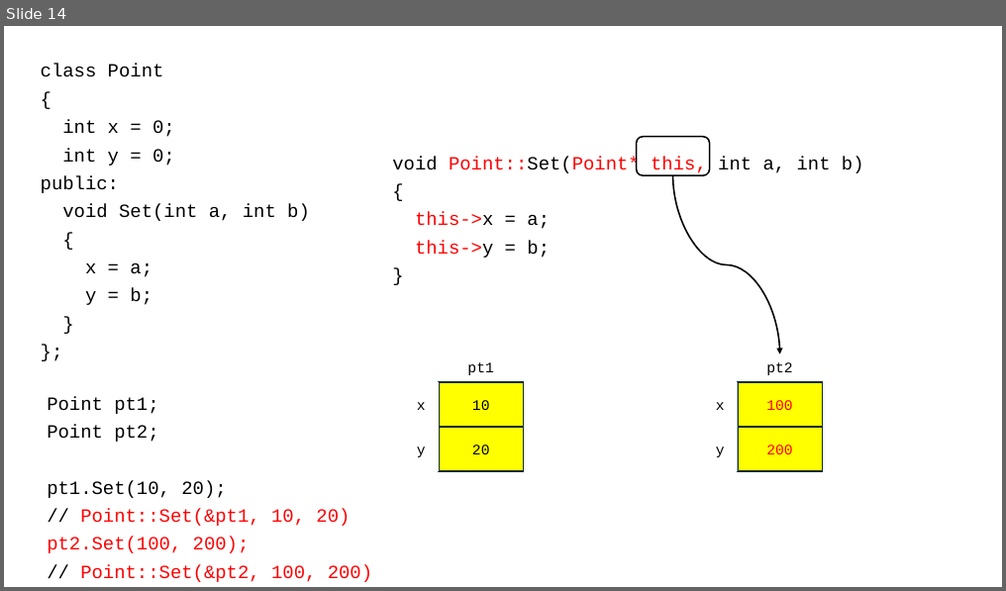
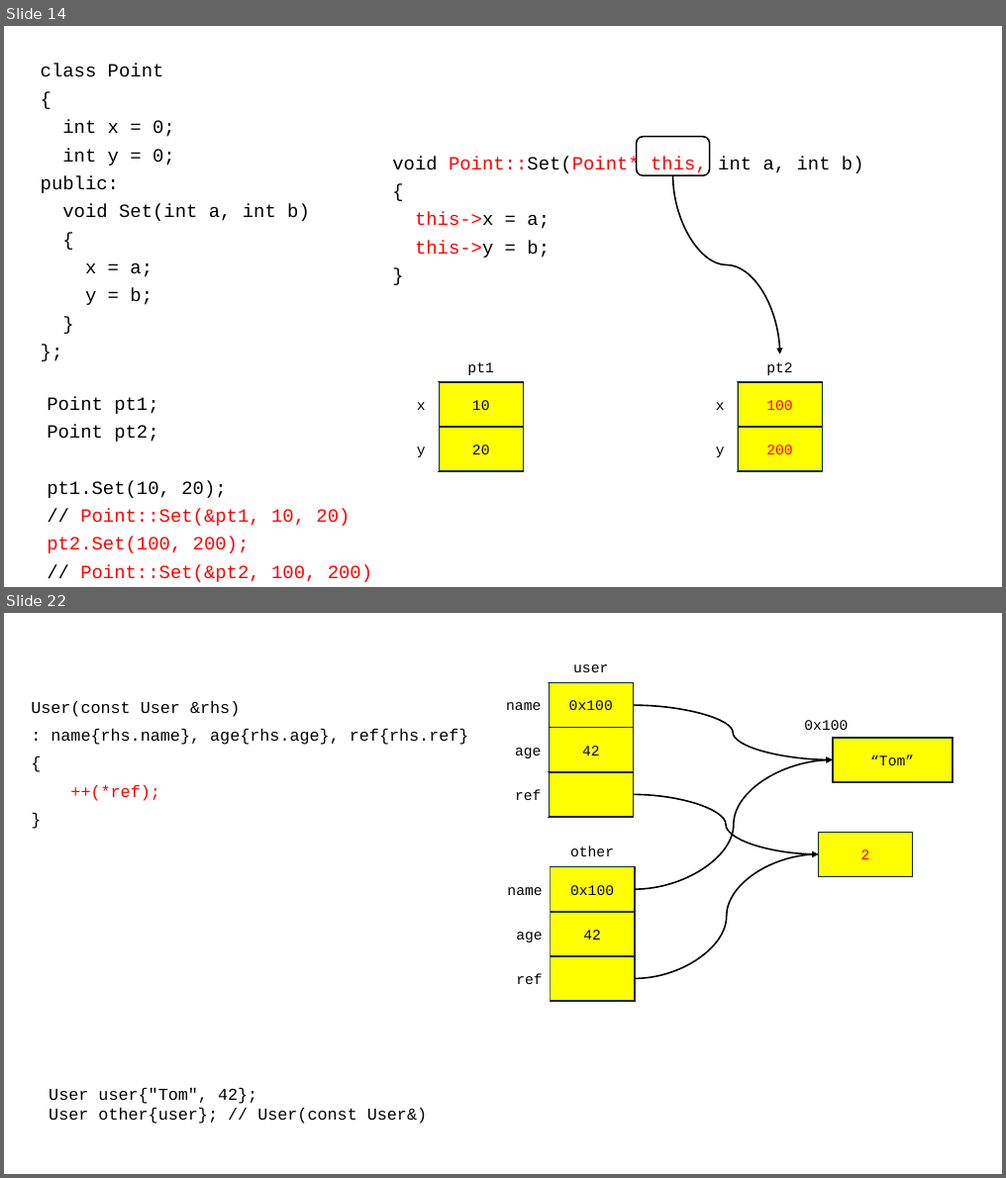
Before and after one commit to yoondev-classroom/cpp_250820, a slide deck: cpp_250820.pptx. Shown one above the other, each under a label of ours: slide 14 before the commit, slides 14 and 22 after it; the slides between them are not shown. The pictures are 1006x591 and 1006x1178 pixels, drawn with LibreOffice and Linux fonts; fonts in the diff are those of the drawing. Boxes give left, top, right and bottom in pixels: in the first picture for what was removed or moved away, otherwise in the second. Text is boxed around its words. In the diff, an @@ line names an element or a change of style, - is before the commit and + after.

```diff
--- a/cpp_250820.pptx
+++ b/cpp_250820.pptx
@@ slide 22 added at (4, 613, 1002, 1174), background #FFFFFF @@
@@ text added at (573, 664, 608, 672), 14 pt, text #000000 @@
+user
@@ text added at (31, 701, 469, 801), 16 pt, text #000000 @@
+User(const User &rhs)
+: name{rhs.name}, age{rhs.age}, ref{rhs.ref}
+{
+++(*ref);
+}
@@ rectangle added at (549, 682, 634, 728), fill #FFFF00, outline #092A39 1.5 pt, 14 pt, text #000000 @@
+0x100
@@ text added at (506, 702, 541, 710), 14 pt, text #000000 @@
+name
@@ rectangle added at (549, 728, 634, 772), fill #FFFF00, outline #092A39 1.5 pt, 14 pt, text #000000 @@
+42
@@ curved arrow added from (634, 705) to (833, 760), #000000 1.5 pt @@
@@ text added at (804, 720, 847, 730), 14 pt, text #000000 @@
+0x100
@@ text added at (515, 748, 541, 759), 14 pt, text #000000 @@
+age
@@ curved arrow added from (635, 889) to (833, 760), #000000 1.5 pt @@
@@ rectangle added at (833, 738, 952, 783), fill #FFFF00, outline #092A39 1.5 pt, 14 pt, text #000000 @@
+“Tom”
@@ text added at (515, 789, 541, 800), 14 pt, text #000000 @@
+ref
@@ rectangle added at (549, 772, 634, 817), fill #FFFF00, outline #092A39 1.5 pt @@
@@ curved arrow added from (634, 795) to (819, 855), #000000 1.5 pt @@
@@ text added at (570, 847, 614, 857), 14 pt, text #000000 @@
+other
@@ rectangle added at (819, 833, 913, 877), fill #FFFF00, outline #092A39 1.5 pt, 14 pt, text #FF0000 @@
+2
@@ rectangle added at (549, 866, 635, 912), fill #FFFF00, outline #092A39 1.5 pt, 14 pt, text #000000 @@
+0x100
@@ curved arrow added from (635, 979) to (819, 855), #000000 1.5 pt @@
@@ text added at (507, 887, 542, 895), 14 pt, text #000000 @@
+name
@@ text added at (516, 932, 542, 943), 14 pt, text #000000 @@
+age
@@ rectangle added at (549, 912, 635, 957), fill #FFFF00, outline #092A39 1.5 pt, 14 pt, text #000000 @@
+42
@@ rectangle added at (549, 957, 635, 1001), fill #FFFF00, outline #092A39 1.5 pt @@
@@ text added at (516, 973, 542, 984), 14 pt, text #000000 @@
+ref
@@ text added at (49, 1088, 427, 1124), 16 pt, text #000000 @@
+User user{"Tom", 42};
+User other{user}; // User(const User&)
```
Also in this commit, not shown: 11 other slides added, 3 other files.
